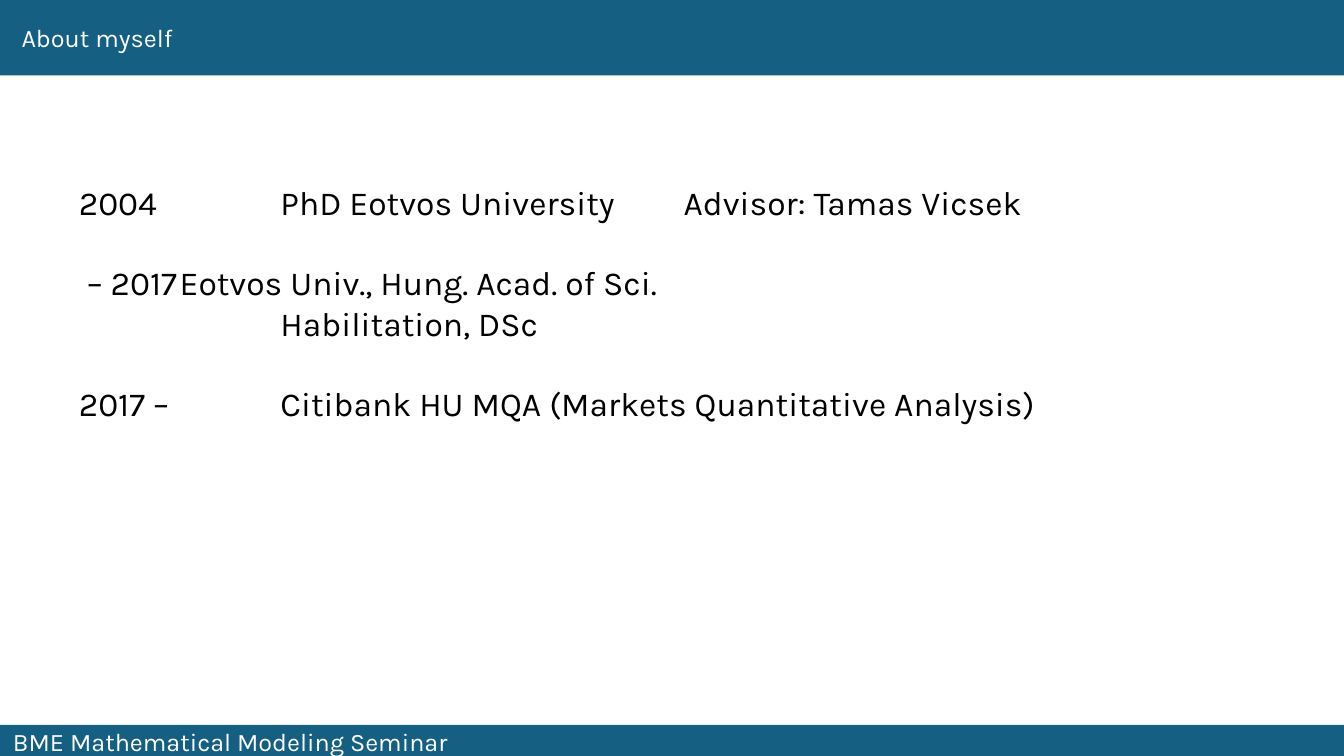
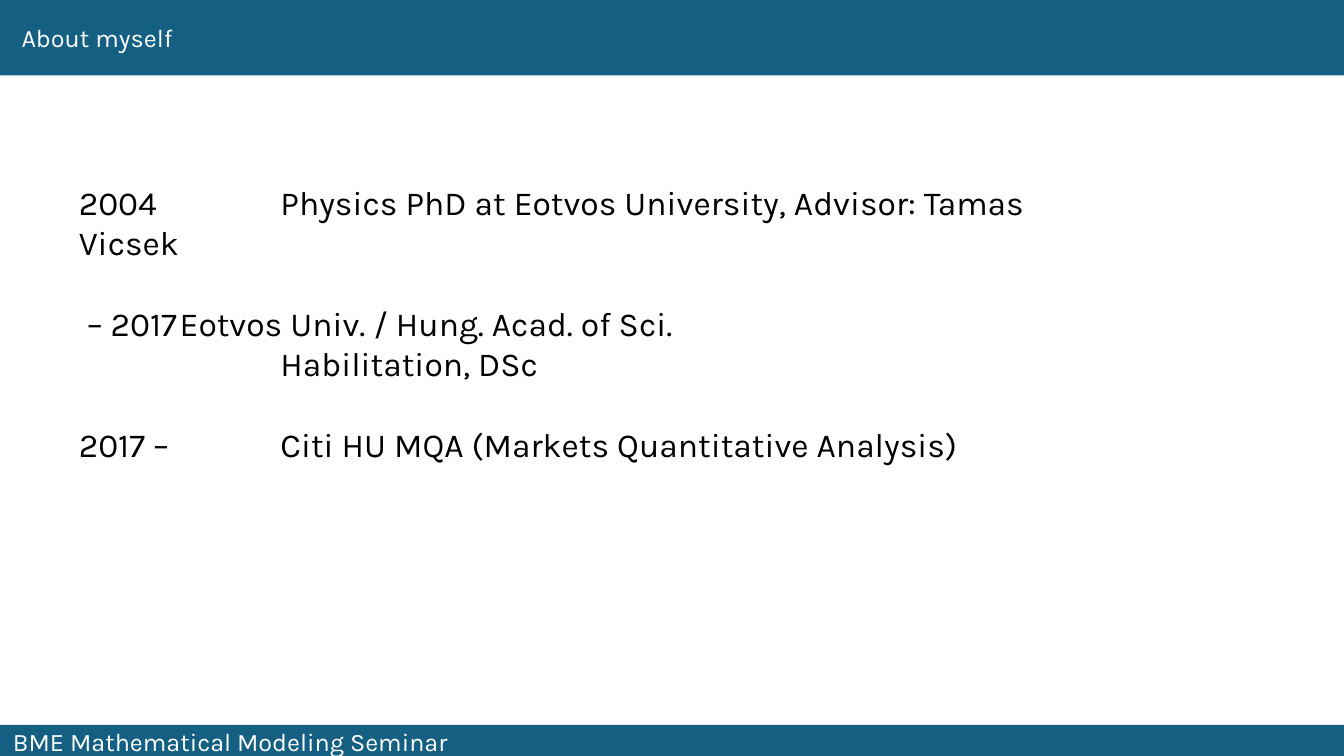
Before and after one commit to fij/btup, a slide deck: slide 2 of MMS_2024_09_10/Farkas_2024_09_10.pptx. Drawn at 1344x756 pixels with LibreOffice and Linux fonts; fonts in the diff are those of the drawing. Boxes give left, top, right and bottom in pixels: in the first picture for what was removed or moved away, otherwise in the second. Text is boxed around its words. In the diff, an @@ line names an element or a change of style, - is before the commit and + after.

```diff
--- a/MMS_2024_09_10/Farkas_2024_09_10.pptx
+++ b/MMS_2024_09_10/Farkas_2024_09_10.pptx
@@ text at [79, 192, 1024, 344]: text changed @@
-2004 PhD Eotvos University Advisor: Tamas Vicsek
-– 2017 Eotvos Univ., Hung. Acad. of Sci.
+2004 Physics PhD at Eotvos University, Advisor: Tamas Vicsek
+– 2017 Eotvos Univ. / Hung. Acad. of Sci.
@@ text at [79, 432, 957, 465]: text changed @@
-2017 – Citibank HU MQA (Markets Quantitative Analysis)
+2017 – Citi HU MQA (Markets Quantitative Analysis)
```
Also in this commit, not shown: 2 other slides changed, 1 slide removed.
